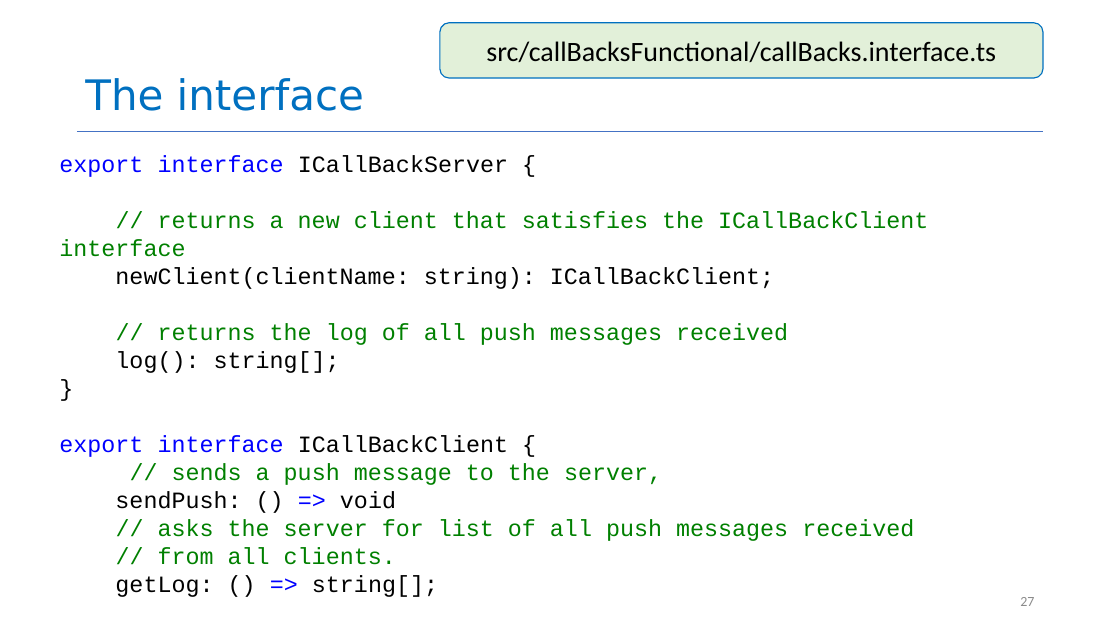
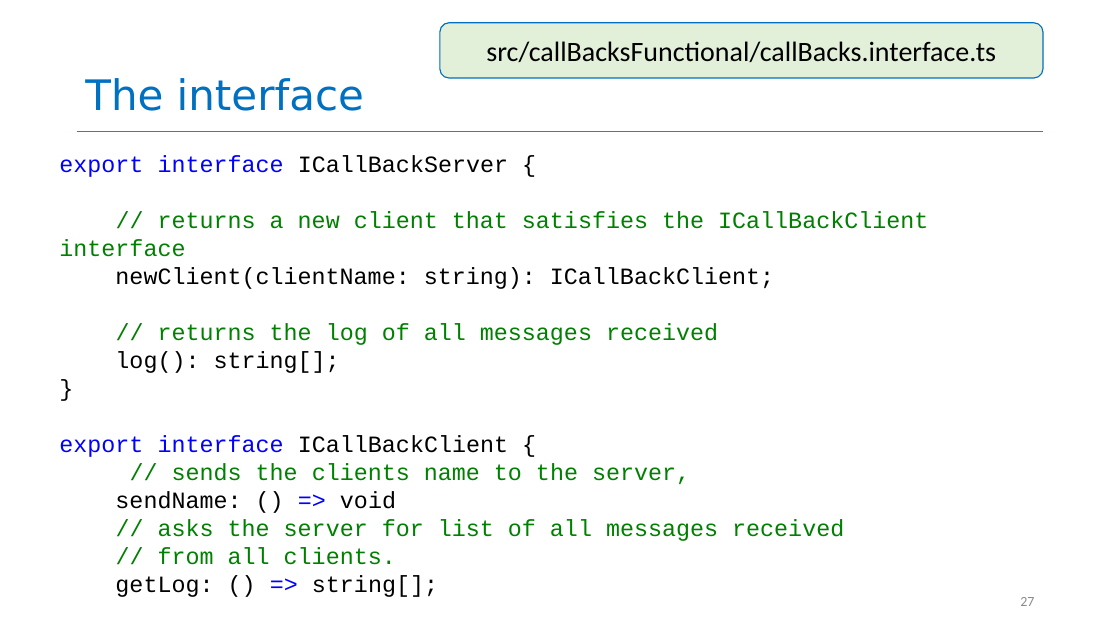
Before and after one commit to yashburshe/CS4530-Fall-2025, a slide deck: slide 27 of Slides/Module 05 Interaction-Level Design Patterns.pptx. Drawn at 1120x630 pixels with LibreOffice and Linux fonts; fonts in the diff are those of the drawing. Boxes give left, top, right and bottom in pixels: in the first picture for what was removed or moved away, otherwise in the second. Text is boxed around its words. In the diff, an @@ line names an element or a change of style, - is before the commit and + after.

```diff
--- a/Slides/Module 05 Interaction-Level Design Patterns.pptx
+++ b/Slides/Module 05 Interaction-Level Design Patterns.pptx
@@ text at bbox=[158, 323, 718, 345]: text changed @@
-// returns the log of all push messages received
+// returns the log of all messages received
@@ text at bbox=[115, 463, 844, 541]: text changed @@
-// sends a push message to the server,
-sendPush: () => void
-// asks the server for list of all push messages received
+// sends the clients name to the server,
+sendName: () => void
+// asks the server for list of all messages received
```
Also in this commit, not shown: 14 other slides changed, 2 slides added, 1 other file.
